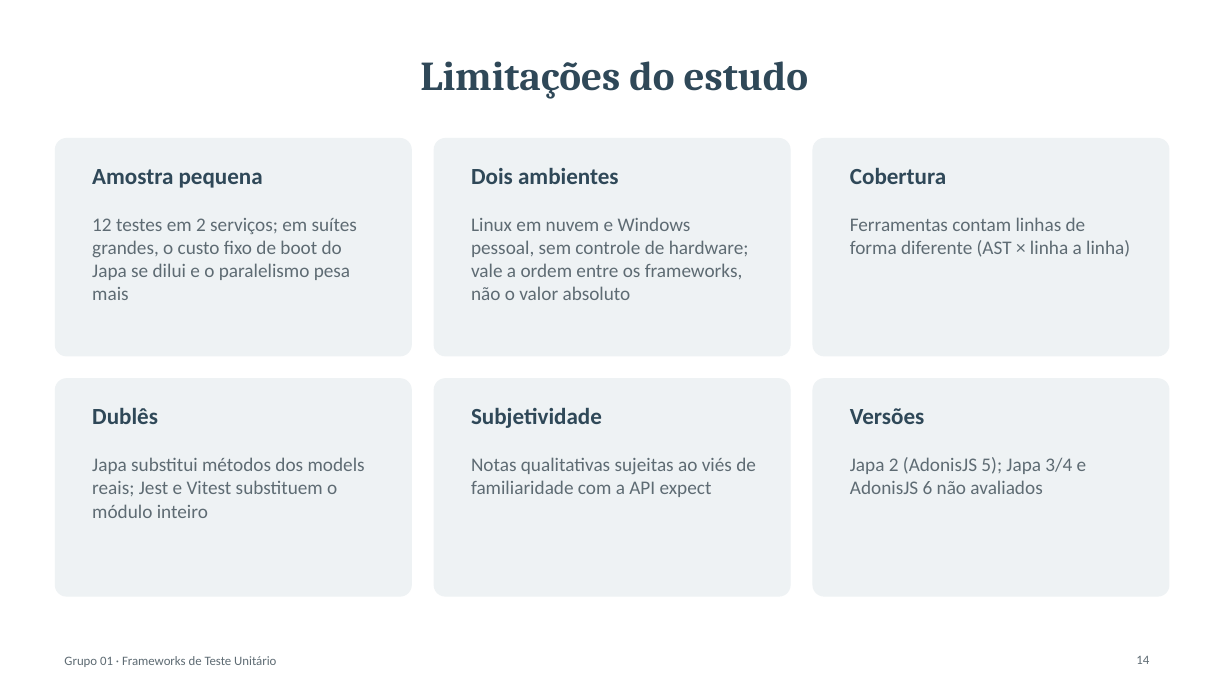
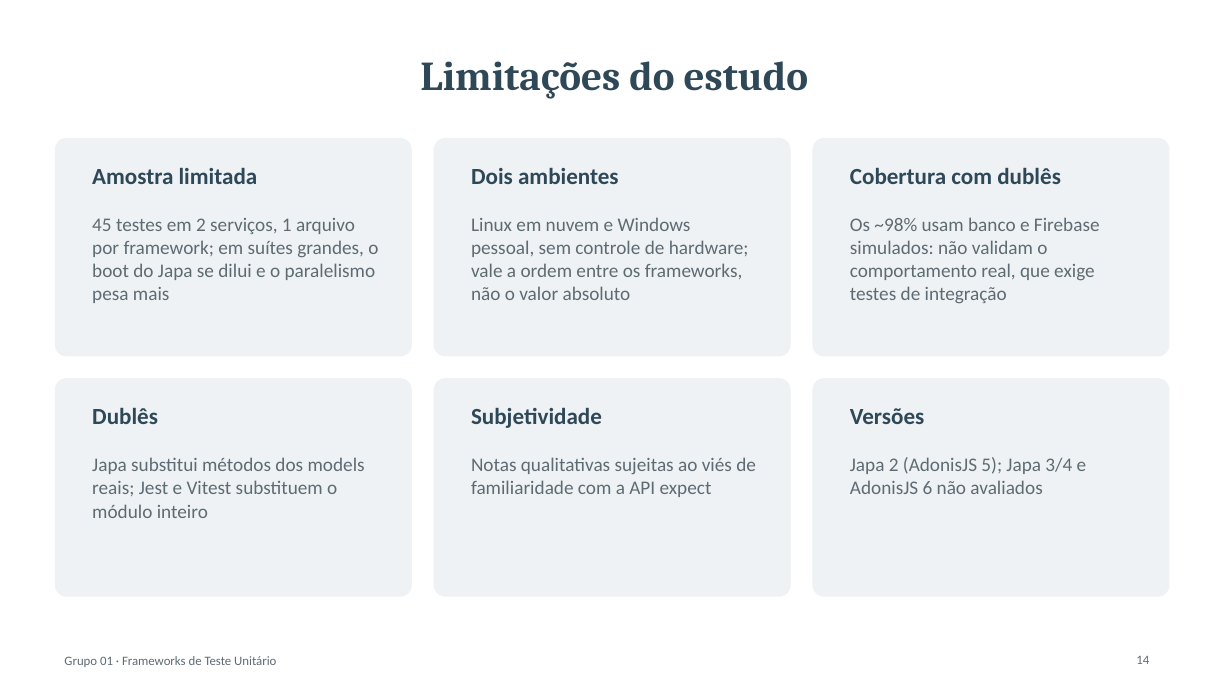
Before and after one commit to emanuuele/girls-chat-api, a slide deck: slide 14 of docs/benchmark/apresentacao.pptx. Drawn at 1232x693 pixels with LibreOffice and Linux fonts; fonts in the diff are those of the drawing. Boxes give left, top, right and bottom in pixels: in the first picture for what was removed or moved away, otherwise in the second. Text is boxed around its words. In the diff, an @@ line names an element or a change of style, - is before the commit and + after.

Commit message:
docs: atualiza relatório, planilha e slides para a versão de 45 testes
Medição oficial do Windows (45 testes, código final) em resultados/windows. Relatório, planilha e slides passam a mostrar os 45 casos, as duas medições, a evolução da cobertura (12, 34 e 45 testes), a formatação padronizada e as mensagens de erro recapturadas. Justificativa da nota de mensagens de erro do Vitest ajustada à nova captura (nota mantida). README atualizado.

```diff
--- a/docs/benchmark/apresentacao.pptx
+++ b/docs/benchmark/apresentacao.pptx
@@ text at (92,168,258,184): text changed @@
-Amostra pequena
+Amostra limitada
@@ text at (850,168,1061,184): text changed @@
-Cobertura
+Cobertura com dublês
@@ text at (92,218,378,303): text changed @@
-12 testes em 2 serviços; em suítes grandes, o custo fixo de boot do Japa se dilui e o paralelismo pesa mais
+45 testes em 2 serviços, 1 arquivo por framework; em suítes grandes, o boot do Japa se dilui e o paralelismo pesa mais
@@ text at (850,217,1100,304): text changed @@
-Ferramentas contam linhas de forma diferente (AST × linha a linha)
+Os ~98% usam banco e Firebase simulados: não validam o comportamento real, que exige testes de integração
```
Also in this commit, not shown: 11 other slides changed, 7 other files.
